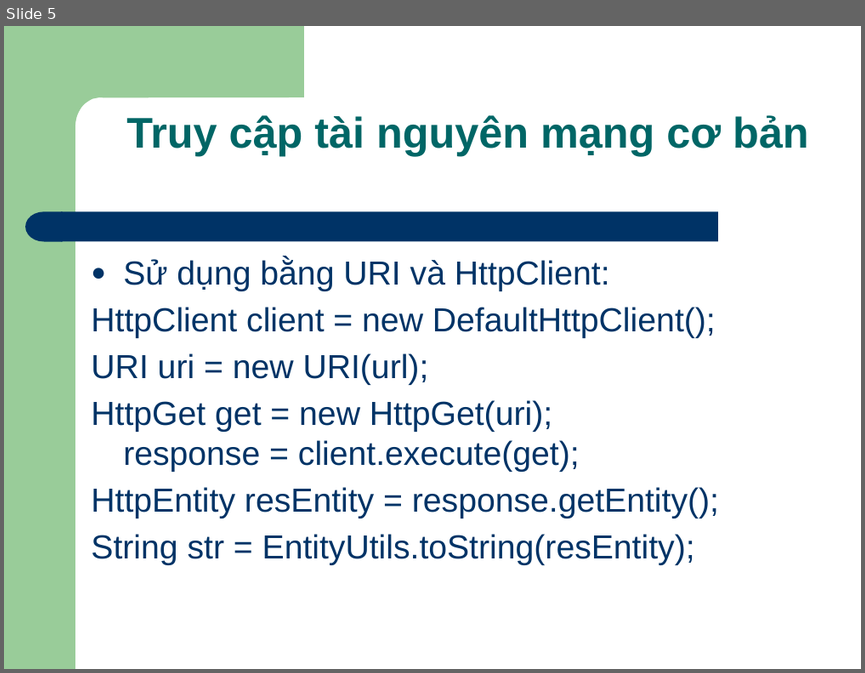
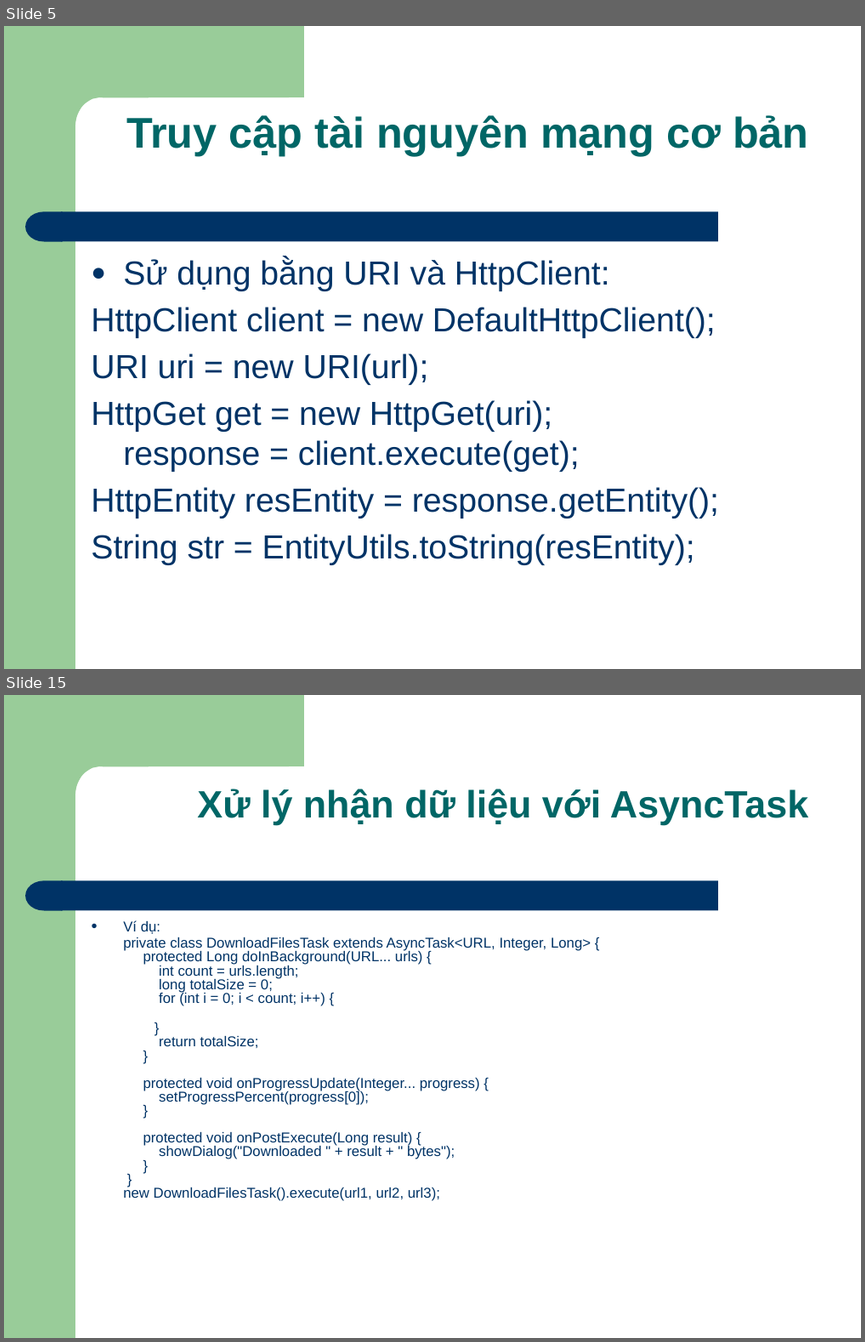
Before and after one commit to Timon-CHP/t3hand, a slide deck: lessions/Android_Par07_Networking.pptx. Shown one above the other, each under a label of ours: slide 5 before the commit, slides 5 and 15 after it; the slides between them are not shown. The pictures are 865x673 and 865x1342 pixels, drawn with LibreOffice and Linux fonts; fonts in the diff are those of the drawing. Boxes give left, top, right and bottom in pixels: in the first picture for what was removed or moved away, otherwise in the second. Text is boxed around its words. In the diff, an @@ line names an element or a change of style, - is before the commit and + after.

```diff
--- a/lessions/Android_Par07_Networking.pptx
+++ b/lessions/Android_Par07_Networking.pptx
@@ slide 15 added at (4, 695, 861, 1338), background #FFFFFF; not listed: 4 template elements that a slide beside it also shows @@
@@ title added at (197, 789, 808, 825), 32 pt, text #006666, bold @@
+Xử lý nhận dữ liệu với AsyncTask
@@ text added at (123, 920, 590, 1201), 12 pt, text #003366 @@
+● Ví dụ:
+private class DownloadFilesTask extends AsyncTask<URL, Integer, Long> {
+protected Long doInBackground(URL... urls) {
+int count = urls.length;
+long totalSize = 0;
+for (int i = 0; i < count; i++) {
+}
+return totalSize;
+}
+protected void onProgressUpdate(Integer... progress) {
+setProgressPercent(progress[0]);
+}
+protected void onPostExecute(Long result) {
+showDialog("Downloaded " + result + " bytes");
+}
+}
+new DownloadFilesTask().execute(url1, url2, url3);
```
Also in this commit, not shown: 1 slide changed, 9 other slides added, 4 slides removed.
